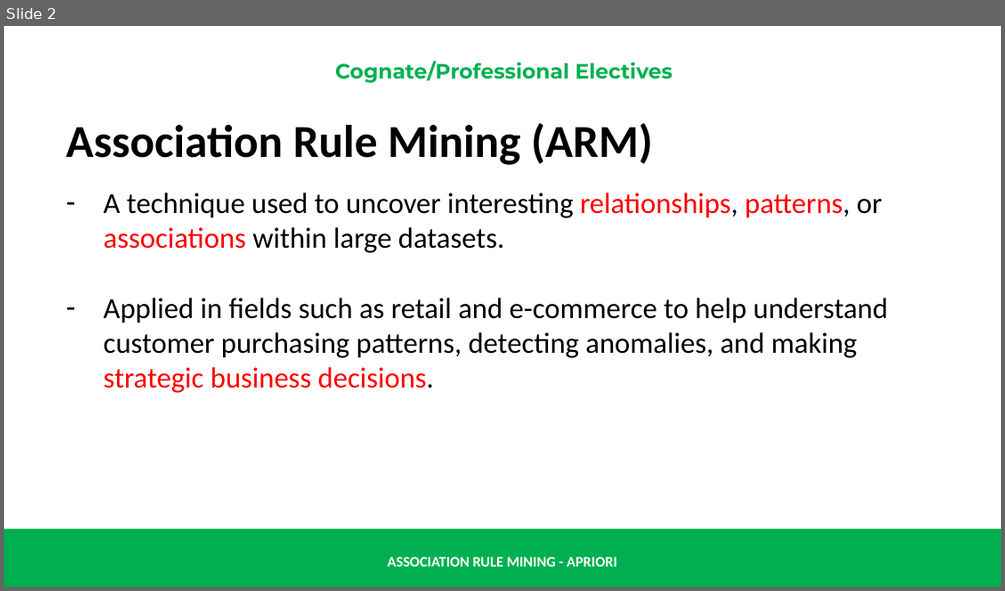
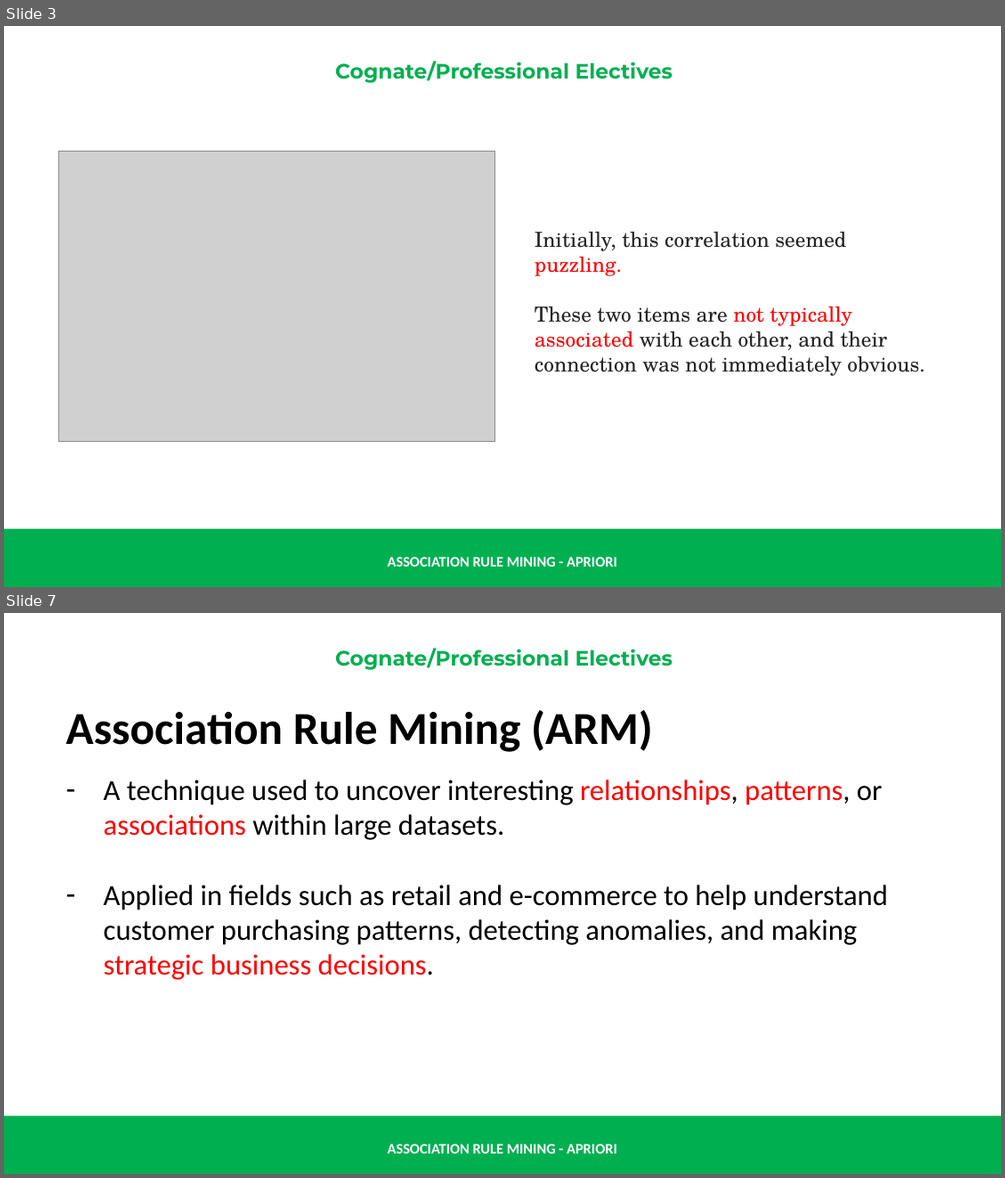
Before and after one commit to renatomaaliw3/public_files, a slide deck: CPE Electives (1 - 3)/01. Lectures Notebook/000. Presentations & Text Books/01. Presentation Slides/30. Association Rule Mining & Apriori.pptx. Shown one above the other, each under a label of ours: slide 2 before the commit, slides 3 and 7 after it; the slides between them are not shown. The pictures are 1005x591 and 1005x1178 pixels, drawn with LibreOffice and Linux fonts; fonts in the diff are those of the drawing; grey boxes stand for pictures. Boxes give left, top, right and bottom in pixels: in the first picture for what was removed or moved away, otherwise in the second. Text is boxed around its words. In the diff, an @@ line names an element or a change of style, - is before the commit and + after.

```diff
--- a/CPE Electives (1 - 3)/01. Lectures Notebook/000. Presentations & Text Books/01. Presentation Slides/30. Association Rule Mining & Apriori.pptx
+++ b/CPE Electives (1 - 3)/01. Lectures Notebook/000. Presentations & Text Books/01. Presentation Slides/30. Association Rule Mining & Apriori.pptx
@@ slide 3 added at (4,26,1001,587), background #FFFFFF; not listed: 3 template elements that a slide beside it also shows @@
@@ picture added at (58,151,494,442) @@
@@ text added at (534,232,925,376), 20 pt, text #242424 @@
+Initially, this correlation seemed puzzling.
+These two items are not typically associated with each other, and their connection was not immediately obvious.
@@ what was slide 2 is now slide 7 @@
```
Also in this commit, not shown: 1 slide changed, 23 other slides added, 1 other file.
